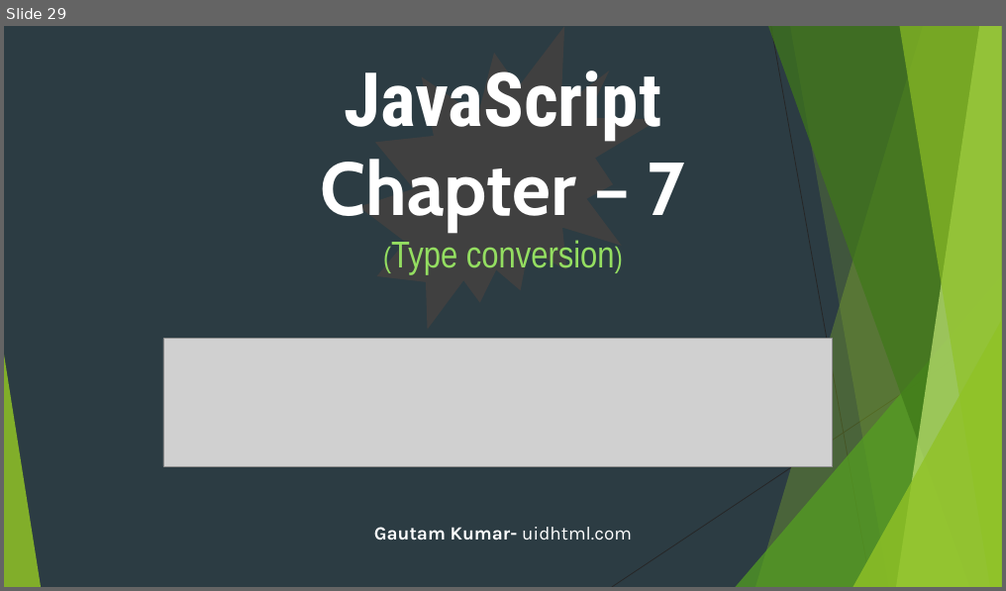
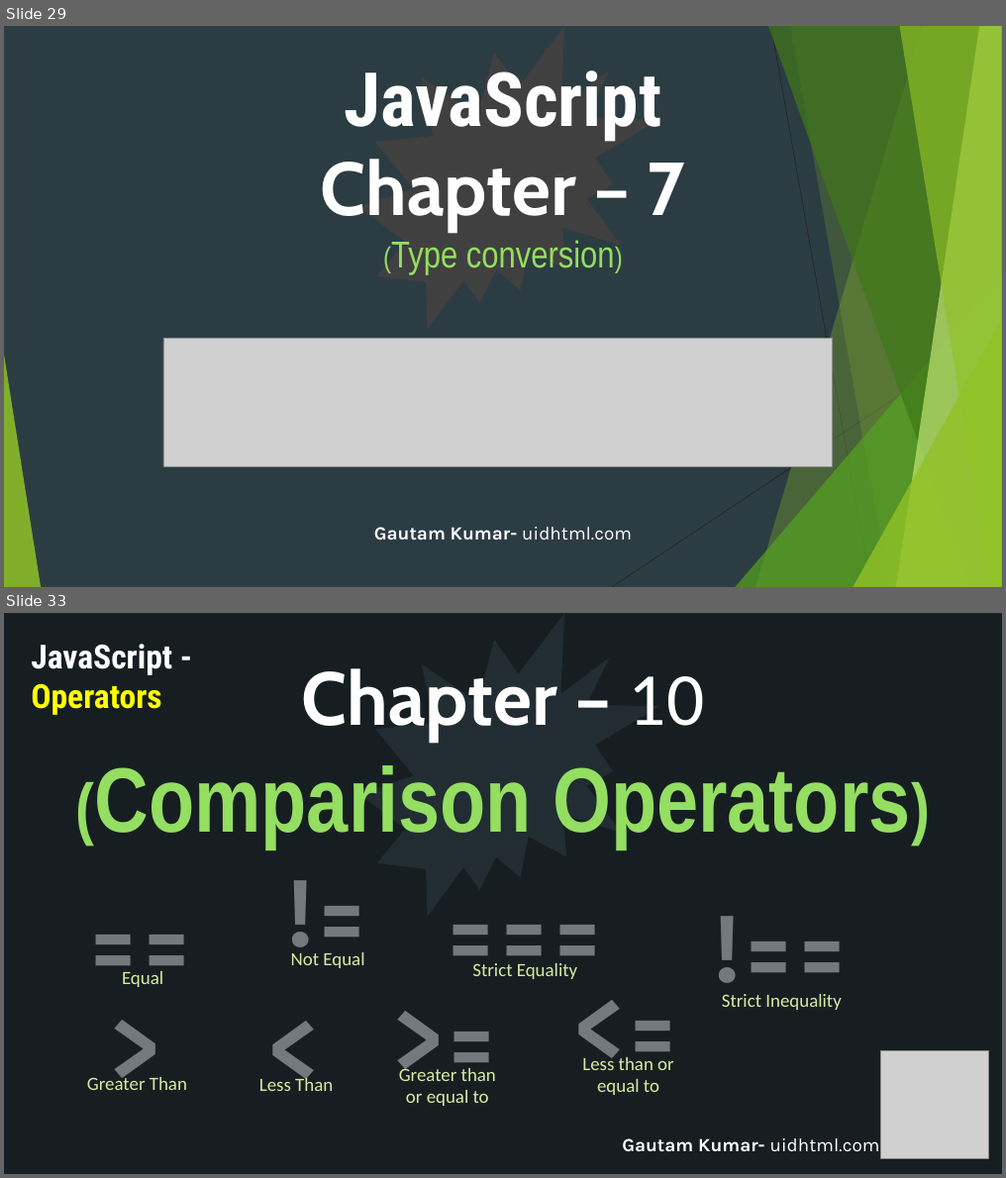
Before and after one commit to uidhtml/javascript-tutorials, a slide deck: Javascript Tutorials.pptx. Shown one above the other, each under a label of ours: slide 29 before the commit, slides 29 and 33 after it; the slides between them are not shown. The pictures are 1006x591 and 1006x1178 pixels, drawn with LibreOffice and Linux fonts; fonts in the diff are those of the drawing; grey boxes stand for pictures. Boxes give left, top, right and bottom in pixels: in the first picture for what was removed or moved away, otherwise in the second. Text is boxed around its words. In the diff, an @@ line names an element or a change of style, - is before the commit and + after.

Commit message:
Added ppt file with 11th chapter

```diff
--- a/Javascript Tutorials.pptx
+++ b/Javascript Tutorials.pptx
@@ slide 33 added at [4,613,1002,1174], background #2C3C43; not listed: 10 template elements that a slide beside it also shows @@
@@ rectangle added at [4,613,1002,1174], fill #161E22 @@
@@ irregular seal added at [358,613,659,916], fill #212D32 @@
@@ text added at [31,644,172,715], 32 pt, text #FFFFFF, bold @@
+JavaScript - Operators
@@ title added at [95,668,911,848], 88 pt, text #94DE61, bold @@
+Chapter – 10
+(Comparison Operators)
@@ text added at [224,844,433,972], 96 pt, text #737A7E, bold @@
+!=
@@ text added at [52,872,227,1001], 96 pt, text #737A7E, bold @@
+==
@@ text added at [427,862,622,997], 96 pt, text #737A7E, bold @@
+===
@@ text added at [684,879,878,1026], 96 pt, text #737A7E, bold @@
+!==
@@ text added at [291,953,364,968], 18 pt, text #D5EDA2 @@
+Not Equal
@@ text added at [472,963,577,979], 18 pt, text #D5EDA2 @@
+Strict Equality
@@ text added at [547,959,706,1087], 96 pt, text #737A7E, bold @@
+<=
@@ text added at [55,979,215,1108], 96 pt, text #737A7E, bold @@
+>
@@ text added at [122,971,163,987], 18 pt, text #D5EDA2 @@
+Equal
@@ text added at [214,980,374,1109], 96 pt, text #737A7E, bold @@
+<
@@ text added at [365,969,525,1098], 96 pt, text #737A7E, bold @@
+>=
@@ text added at [722,994,841,1010], 18 pt, text #D5EDA2 @@
+Strict Inequality
@@ text added at [582,1055,674,1095], 18 pt, text #D5EDA2 @@
+Less than or equal to
@@ picture added at [881,1051,989,1158] @@
@@ text added at [87,1075,187,1090], 18 pt, text #D5EDA2 @@
+Greater Than
@@ text added at [259,1075,333,1091], 18 pt, text #D5EDA2 @@
+Less Than
@@ text added at [399,1065,496,1106], 18 pt, text #D5EDA2 @@
+Greater than or equal to
@@ text added at [622,1139,880,1153], 18 pt, text #FFFFFF, bold @@
+Gautam Kumar- uidhtml.com
```
Also in this commit, not shown: 4 other slides added, 7 other files.
